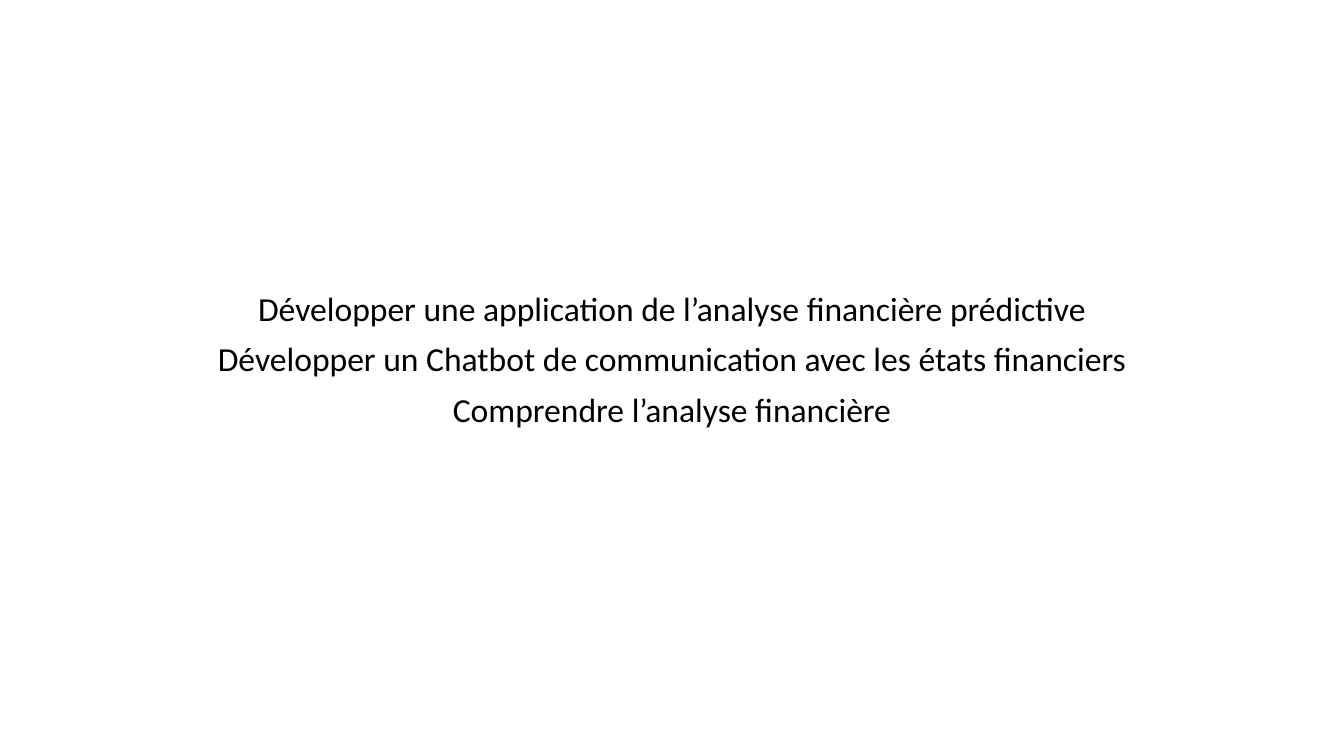
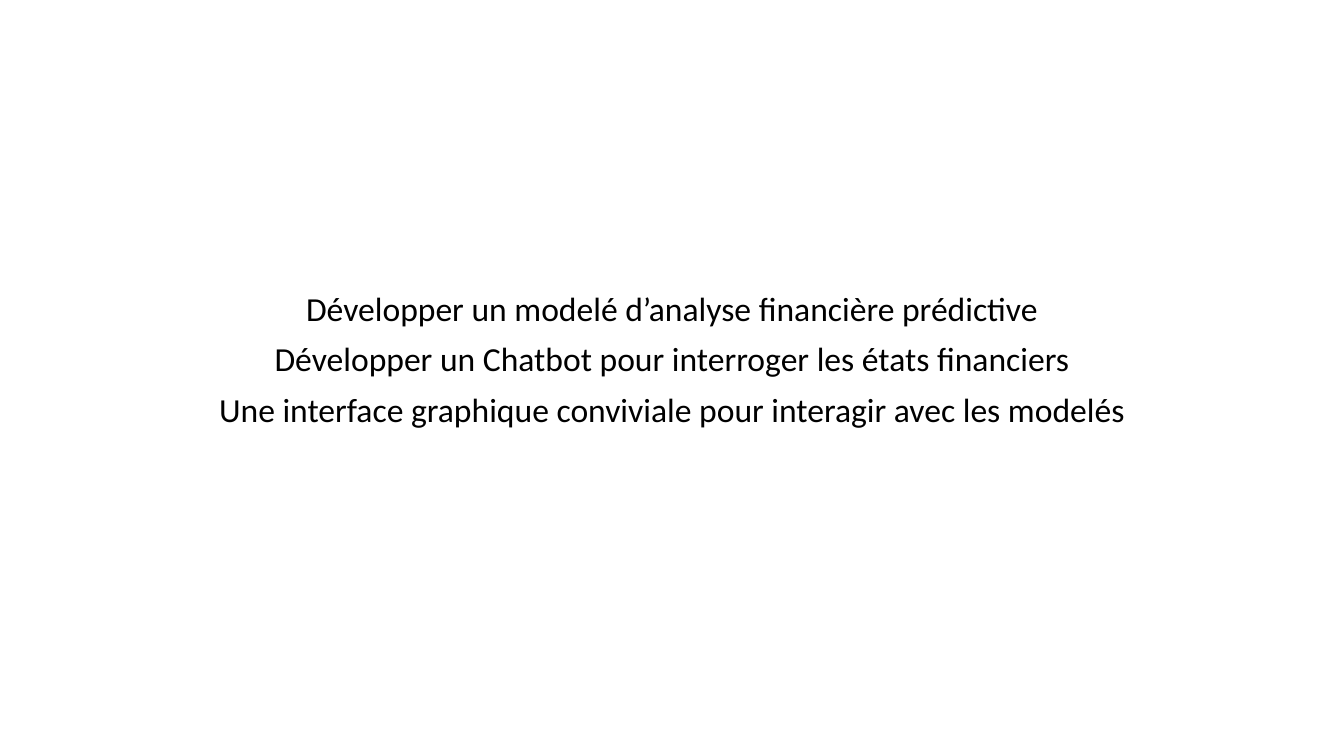
Before and after one commit to Jah-Say10/Master-Thesis-Omar-DIASSE, a slide deck: slide 25 of Presentation/Presentation Memoire.pptx (slide 8 before the commit). Drawn at 1344x756 pixels with LibreOffice and Linux fonts; fonts in the diff are those of the drawing. Boxes give left, top, right and bottom in pixels: in the first picture for what was removed or moved away, otherwise in the second. Text is boxed around its words. In the diff, an @@ line names an element or a change of style, - is before the commit and + after.

```diff
--- a/Presentation/Presentation Memoire.pptx
+++ b/Presentation/Presentation Memoire.pptx
@@ subtitle at [219, 297, 1124, 428]: text changed @@
-Développer une application de l’analyse financière prédictive
-Développer un Chatbot de communication avec les états financiers
-Comprendre l’analyse financière
+Développer un modelé d’analyse financière prédictive
+Développer un Chatbot pour interroger les états financiers
+Une interface graphique conviviale pour interagir avec les modelés
```
Also in this commit, not shown: 3 other slides changed, 22 slides added, 3 other files.
